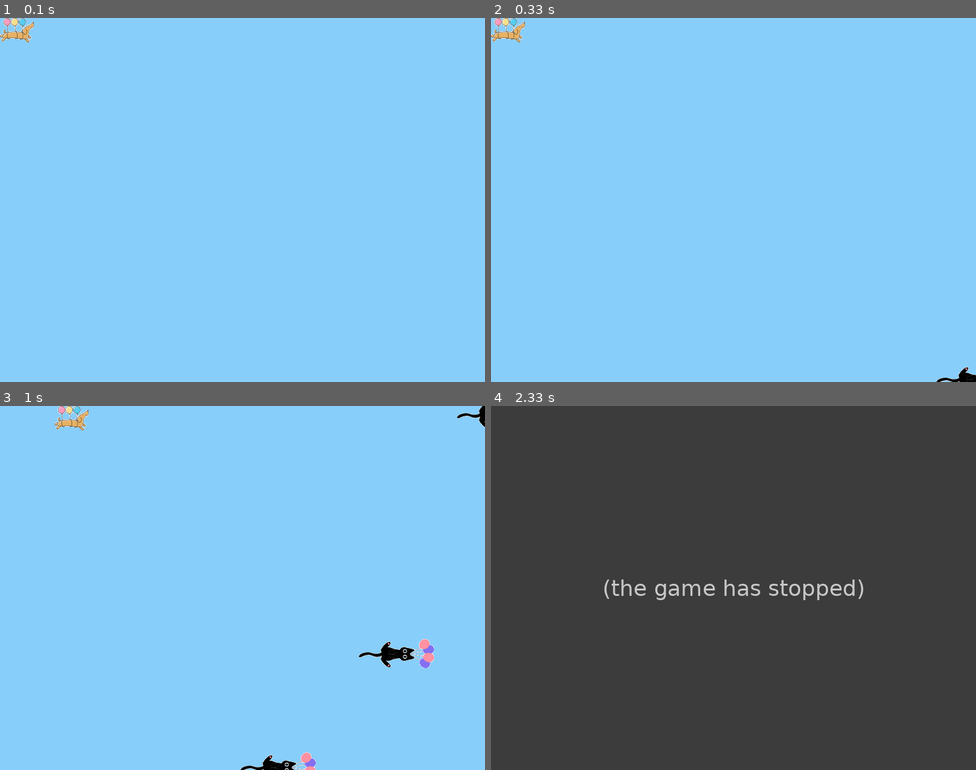
Above: before the commit, frames 1-4 (two rows, left to right).
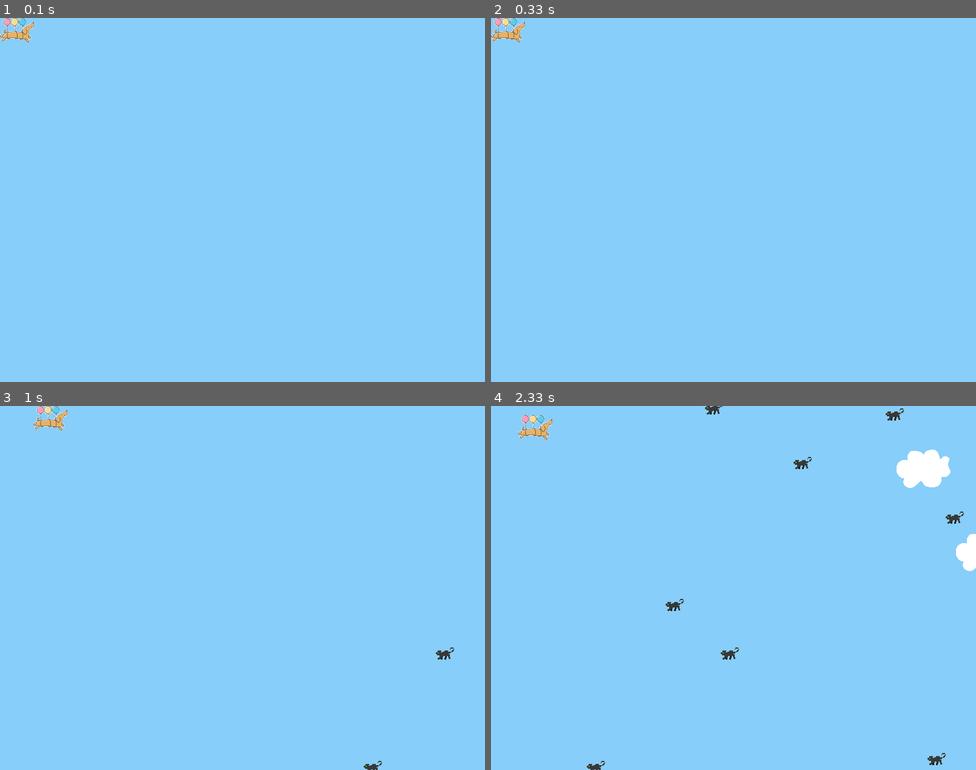
Above: after the commit, the same moments.

Repository: mikearino/quick_pygame
Game: pygame game, started from main.py
Two runs of this game, one before a commit and one after it. Both use one fixed random seed, a clock stepped at 60 frames per second and the inputs below.
Inputs:
- Up to frame 1 (0.1 s): no input
- Up to frame 2 (0.33 s): no input
- Up to frame 3 (1 s): hold Right 0.33-0.8 s; hold Up from 0.83 s (still down)
- Up to frame 4 (2.33 s): release Up at 1.13 s; hold Right 1.17-1.63 s; hold Left 1.67-2.2 s; hold Down from 2.23 s (still down)

Frame 1 is identical in both runs. In frame 2, 0.1% of the frame differs, in the area x 91-100%, y 95-100%; in frame 3, 1.5%; in frame 4, 100%, in the area x 0-100%, y 0-100%.
Before the commit the program exited at 2.17 s; later frames show no game.

Commit message:
cleaned up sprites

Diff:
--- a/main.py
+++ b/main.py
@@ -54,8 +54,8 @@
 class Enemy(pygame.sprite.Sprite):
     def __init__(self):
         super(Enemy, self).__init__()
-        self.surf = pygame.image.load("missile.png").convert()
-        self.surf.set_colorkey((255, 255, 255), RLEACCEL)
+        self.surf = pygame.image.load("missile.png").convert_alpha()
+        self.surf = pygame.transform.scale(self.surf, (30, 20))
         self.rect = self.surf.get_rect(
             center=(
                 random.randint(SCREEN_WIDTH + 20, SCREEN_WIDTH + 100),
@@ -93,6 +93,21 @@
         if self.rect.right < 0:
             self.kill()
 
+#set up for sound
+pygame.mixer.init()
+
+# Load and play background music
+# Sound source: youtube.com
+# License: youtube audio library license
+pygame.mixer.music.load("Robot City - Quincas Moreira.mp3")
+pygame.mixer.music.play(loops=-1)
+
+# Load all sound files
+# Sound sources: Jon Fincher
+move_up_sound = pygame.mixer.Sound("one.wav")
+move_down_sound = pygame.mixer.Sound("two.wav")
+collision_sound = pygame.mixer.Sound("Collision.ogg")
+
 # Initialize pygame
 pygame.init()
 
@@ -130,6 +145,10 @@
         #Get the set of keys pressed and check for user input
         # Check for KEYDOWN event
         if event.type == KEYDOWN:
+            if event.key == K_UP:
+                move_up_sound.play()
+            if event.key == K_DOWN:
+                move_down_sound.play()
             # If the Esc key is pressed, then exit the main loop
             if event.key == K_ESCAPE:
                 running = False
@@ -168,8 +187,15 @@
 
     #Check if any enemies have collided with player
     if pygame.sprite.spritecollideany(player, enemies):
-        #if so remove player and stop loop
+        #if so remove player
         player.kill()
+
+        # Stop any moving sounds and play the collision sound
+        move_up_sound.stop()
+        move_down_sound.stop()
+        collision_sound.play()
+
+        #stop the loop
         running = False
 
     # Draw the player on the screen
@@ -179,4 +205,8 @@
     pygame.display.flip()
 
     #force program to maintian 30 fps
-    clock.tick(40)
+    clock.tick(25)
+
+# All done! Stop and quit the mixer.
+pygame.mixer.music.stop()
+pygame.mixer.quit()
Binary file changed: missile.png
Not shown, added: Collision.ogg
Not shown, added: Robot City - Quincas Moreira.mp3
Not shown, added: one.wav
Not shown, added: two.wav
